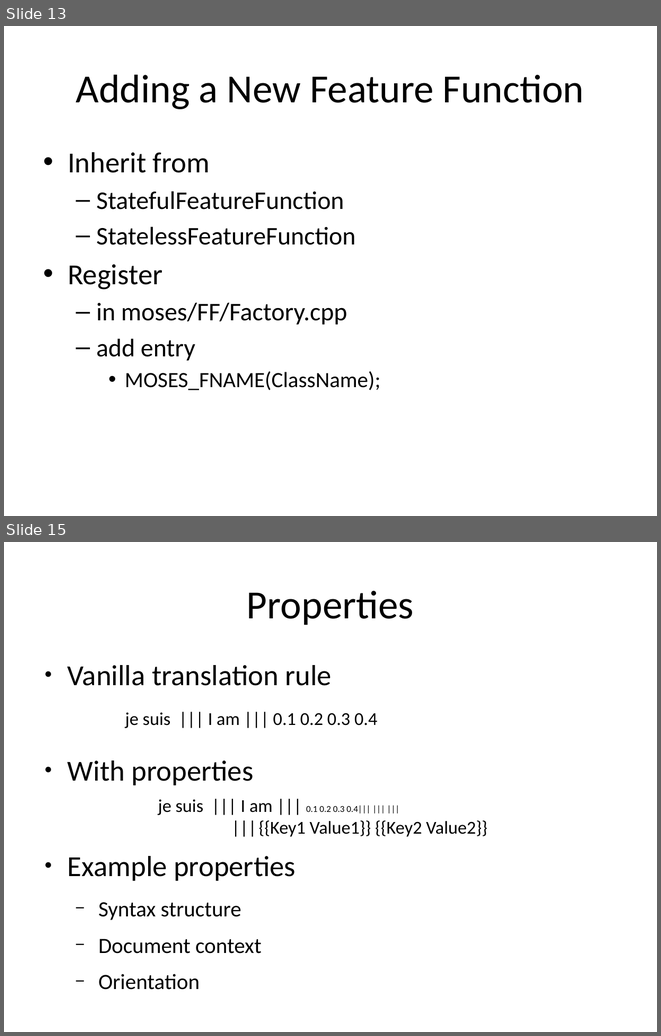
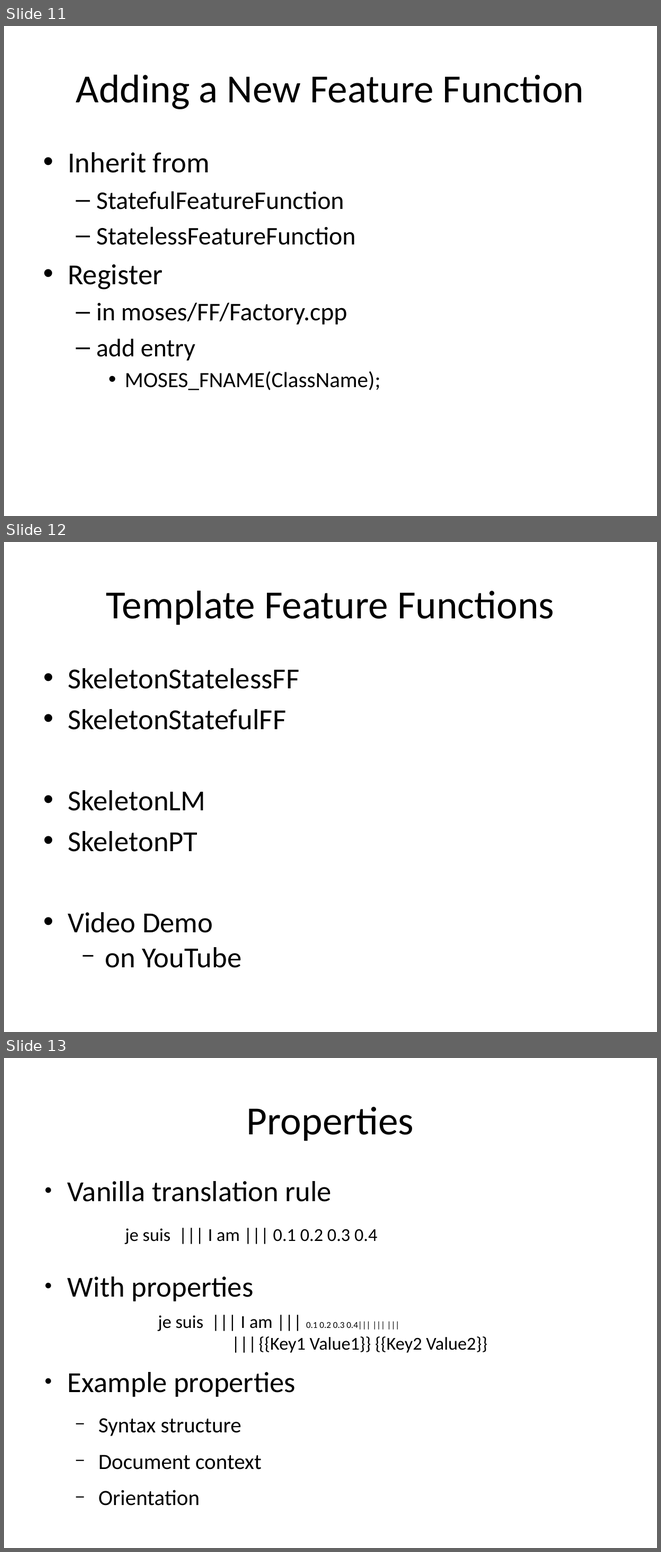
Before and after one commit to hieuhoang/papers, a slide deck: icon.2014/FeatureFunction.odp. Shown one above the other, each under a label of ours: slides 13 and 15 before the commit, slides 11, 12 and 13 after it; the slides between them are not shown. The pictures are 661x1036 and 661x1552 pixels, drawn with LibreOffice and Linux fonts; fonts in the diff are those of the drawing; background and template pictures are left out. Boxes give left, top, right and bottom in pixels: in the first picture for what was removed or moved away, otherwise in the second. Text is boxed around its words. In the diff, an @@ line names an element or a change of style, - is before the commit and + after.

```diff
--- a/icon.2014/FeatureFunction.odp
+++ b/icon.2014/FeatureFunction.odp
@@ slide 12 added at box(4, 542, 657, 1032), background #FFFFFF @@
@@ title added at box(106, 590, 554, 625), 44 pt, text #000000 @@
+Template Feature Functions
@@ text added at box(68, 668, 299, 968), 32 pt, text #000000 @@
+• SkeletonStatelessFF
+• SkeletonStatefulFF
+• SkeletonLM
+• SkeletonPT
+• Video Demo
+  − on YouTube
@@ what was slide 13 is now slide 11 @@
@@ what was slide 15 is now slide 13 @@
```
Also in this commit, not shown: 1 slide changed, 3 slides removed, 3 other files.
